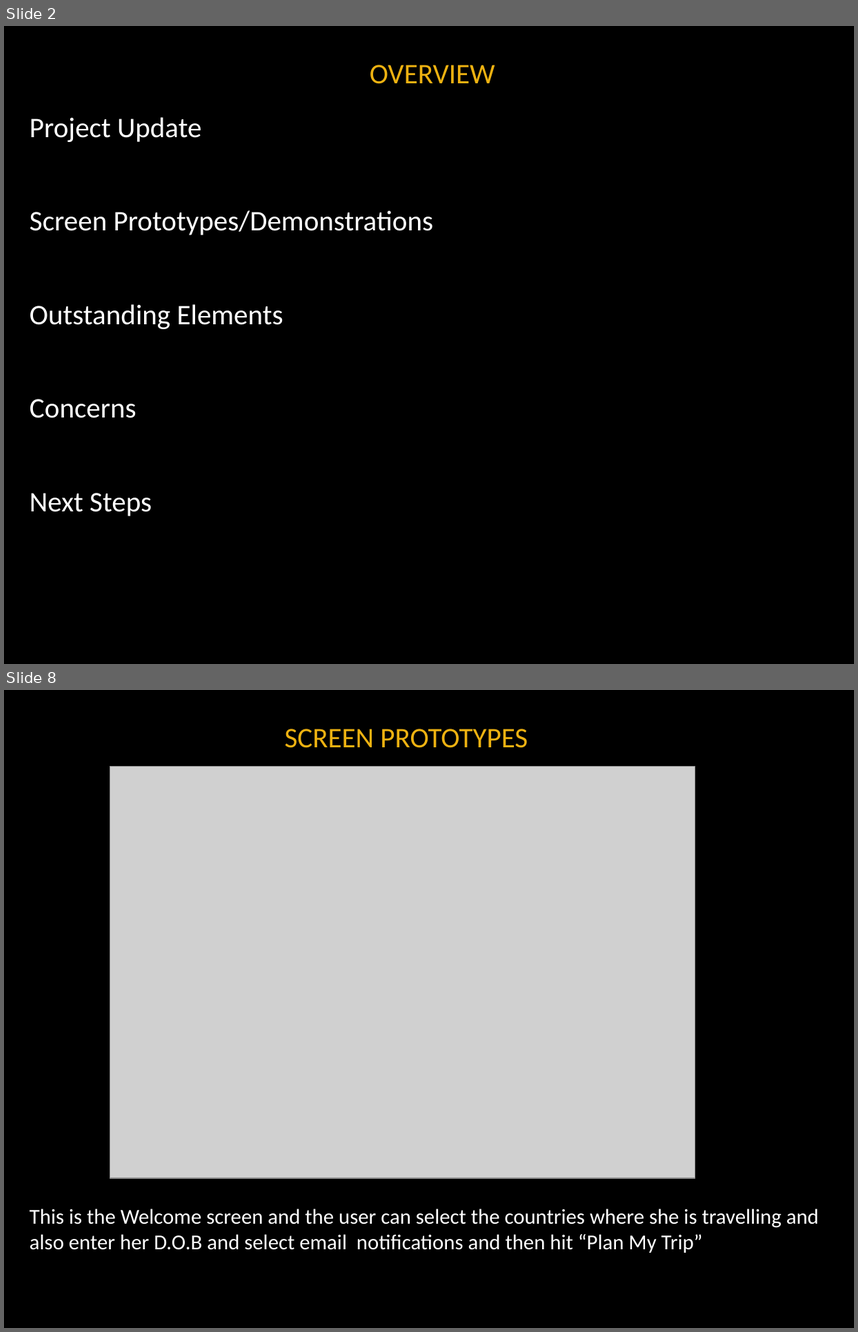
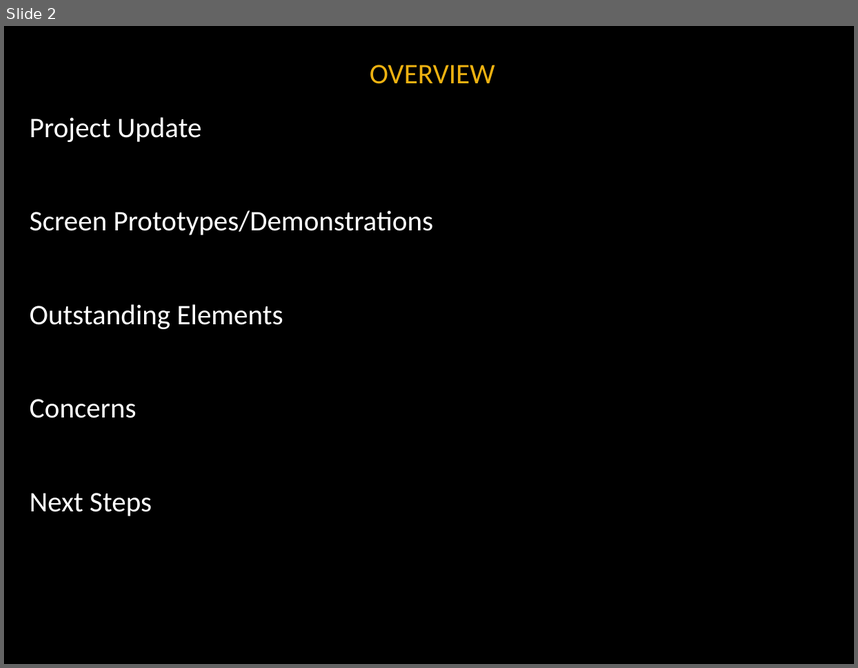
Before and after one commit to noanadler/RockStars, a slide deck: Deliverable3/Presentation/Rock_Stars_Presentation.pptx. Shown one above the other, each under a label of ours: slides 2 and 8 before the commit, slide 2 after it; the slides between them are not shown. The pictures are 858x1332 and 858x668 pixels, drawn with LibreOffice and Linux fonts; fonts in the diff are those of the drawing; grey boxes stand for pictures; background and template pictures are left out. Boxes give left, top, right and bottom in pixels: in the first picture for what was removed or moved away, otherwise in the second. Text is boxed around its words. In the diff, an @@ line names an element or a change of style, - is before the commit and + after.

```diff
--- a/Deliverable3/Presentation/Rock_Stars_Presentation.pptx
+++ b/Deliverable3/Presentation/Rock_Stars_Presentation.pptx
@@ slide 8 removed at <box>4,690,854,1328</box>, background #000000 @@
@@ title removed at <box>285,729,528,748</box> @@
-SCREEN PROTOTYPES
@@ picture removed at <box>110,767,695,1178</box> @@
@@ text removed at <box>30,1208,819,1252</box> @@
-This is the Welcome screen and the user can select the countries where she is travelling and also enter her D.O.B and select email notifications and then hit “Plan My Trip”
```
Also in this commit, not shown: 8 slides changed, 8 slides added, 3 other slides removed.
